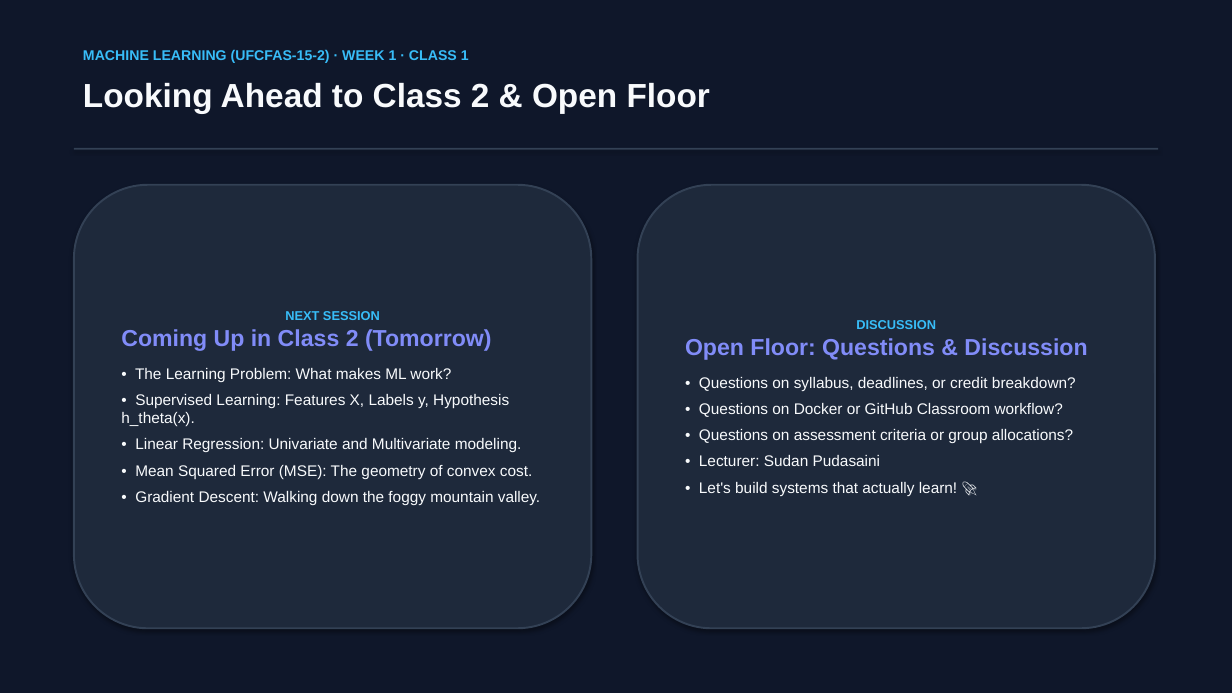
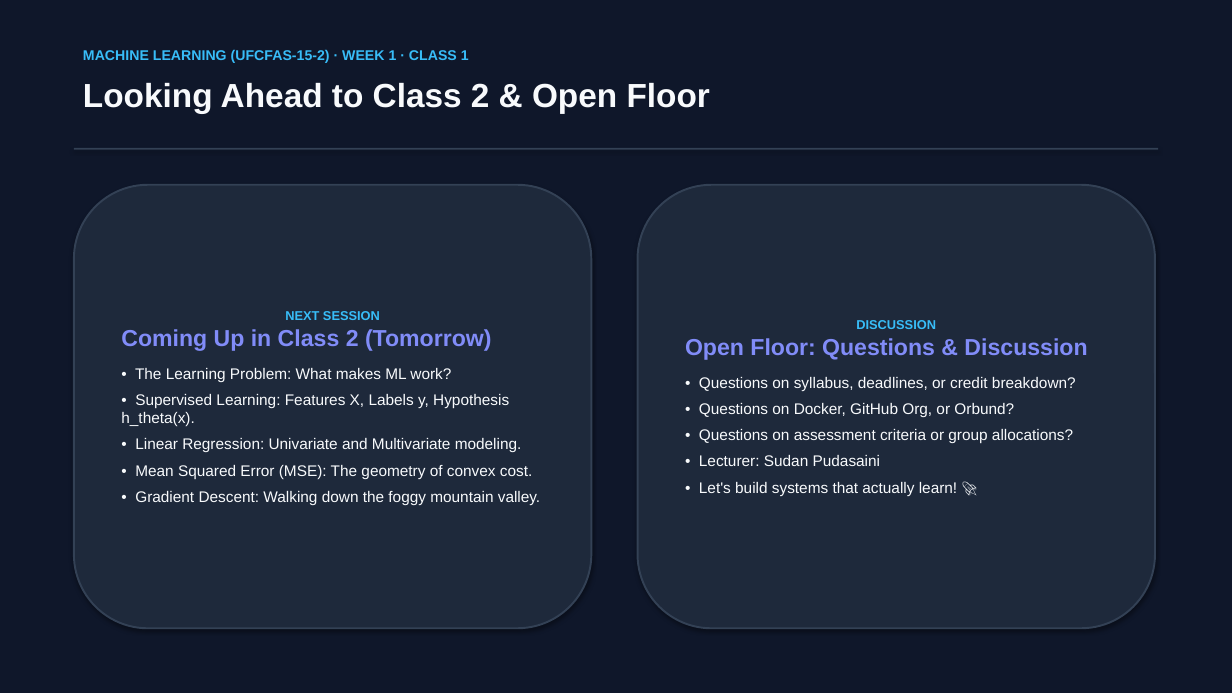
Before and after one commit to Sudan23/ml, a slide deck: slide 14 of neo_ML/slides/week1/Week_1_Class_1_Course_Introduction_and_Overview.pptx. Drawn at 1232x693 pixels with LibreOffice and Linux fonts; fonts in the diff are those of the drawing. Boxes give left, top, right and bottom in pixels: in the first picture for what was removed or moved away, otherwise in the second. Text is boxed around its words. In the diff, an @@ line names an element or a change of style, - is before the commit and + after.

Commit message:
fix(delivery): replace GitHub Classroom with Orbund & GitHub Org, and fix repo/docker inconsistencies

```diff
--- a/neo_ML/slides/week1/Week_1_Class_1_Course_Introduction_and_Overview.pptx
+++ b/neo_ML/slides/week1/Week_1_Class_1_Course_Introduction_and_Overview.pptx
@@ text in rounded rectangle at bbox=[699, 403, 1014, 417]: text changed @@
-• Questions on Docker or GitHub Classroom workflow?
+• Questions on Docker, GitHub Org, or Orbund?
```
Also in this commit, not shown: 3 other slides changed, 7 other files.
